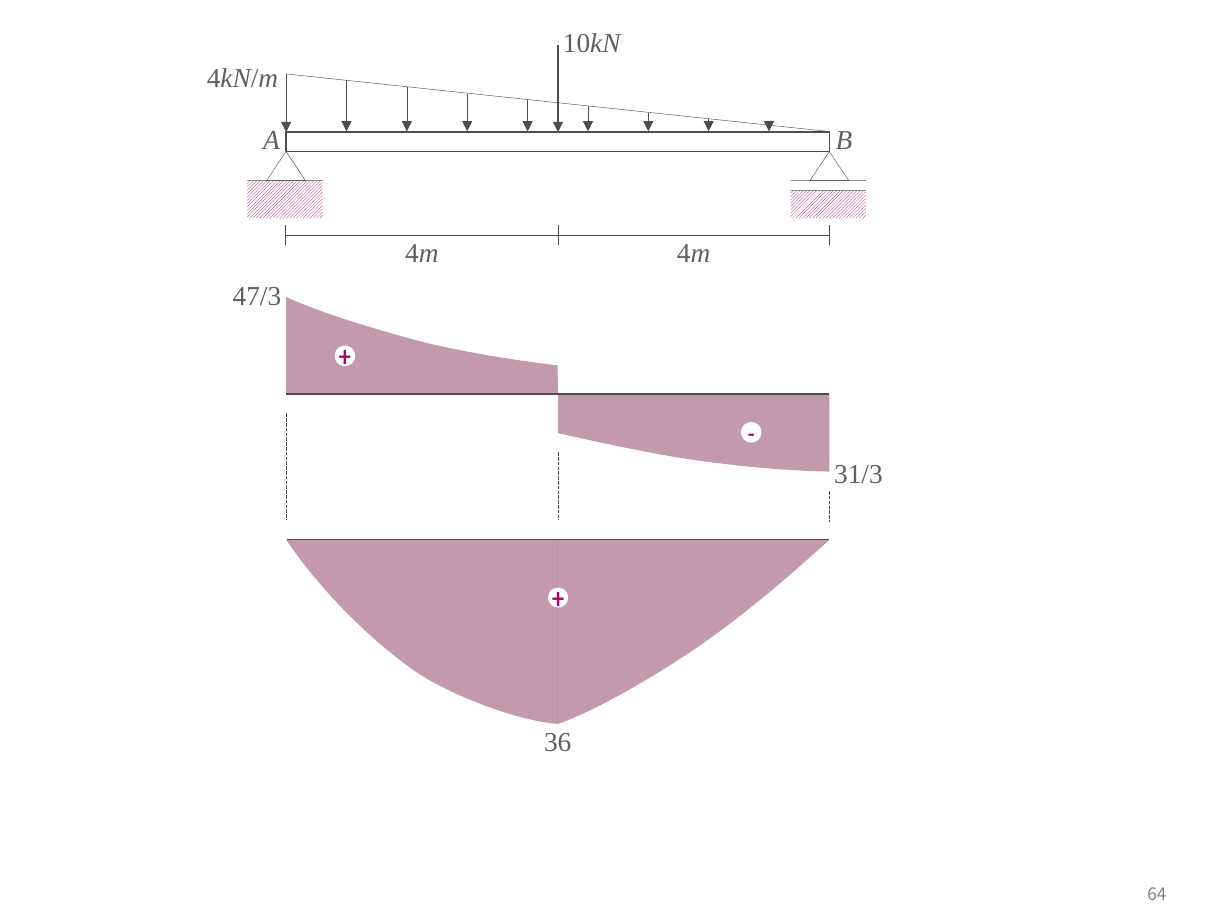
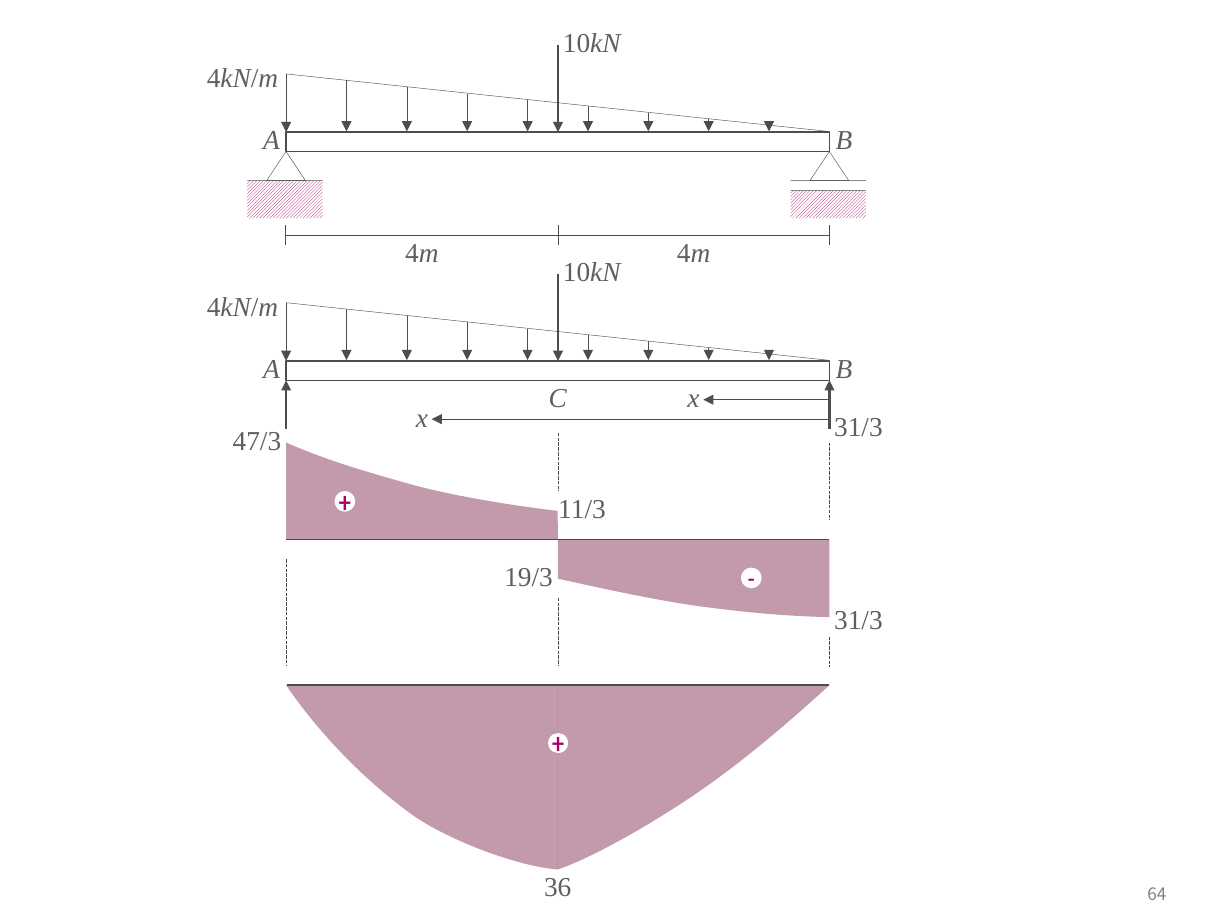
Before and after one commit to ironbell87/structural_mechanics_II, a slide deck: slide 64 of figures.pptx. Drawn at 1232x924 pixels with LibreOffice and Linux fonts; fonts in the diff are those of the drawing. Boxes give left, top, right and bottom in pixels: in the first picture for what was removed or moved away, otherwise in the second. Text is boxed around its words. In the diff, an @@ line names an element or a change of style, - is before the commit and + after.

```diff
--- a/figures.pptx
+++ b/figures.pptx
@@ group added at [207, 262, 883, 436]: 14 arrows, 8 texts, 1 rectangle, 1 line @@
+10kN
+A
+B
+4kN/m
+31/3
+x
+x
+C
@@ group added at [504, 432, 829, 586]: 2 texts, 2 lines @@
+11/3
+19/3
@@ 5 lines, 4 freeform shapes, 3 texts, 3 ellipses: place and size @@
-5 lines, 4 freeform shapes, 3 texts, 3 ellipses at [233, 287, 883, 751]
+5 lines, 4 freeform shapes, 3 texts, 3 ellipses at [233, 432, 883, 896]
```
Also in this commit, not shown: 5 other slides changed, 20 other files.
